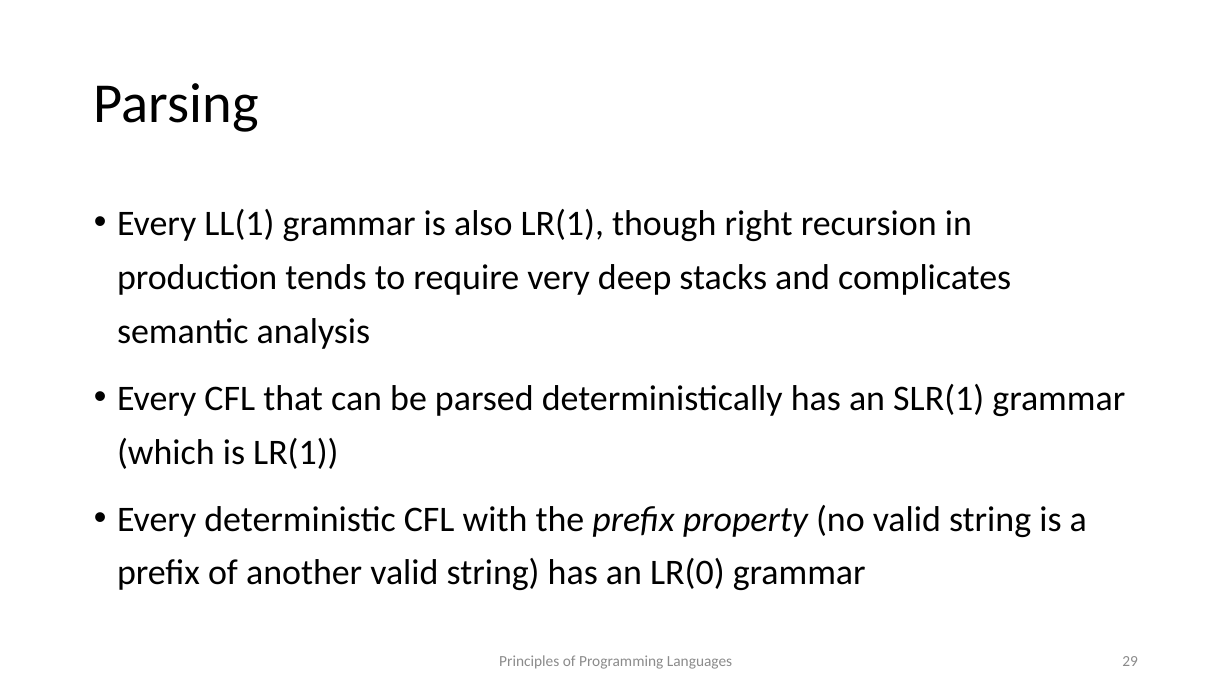
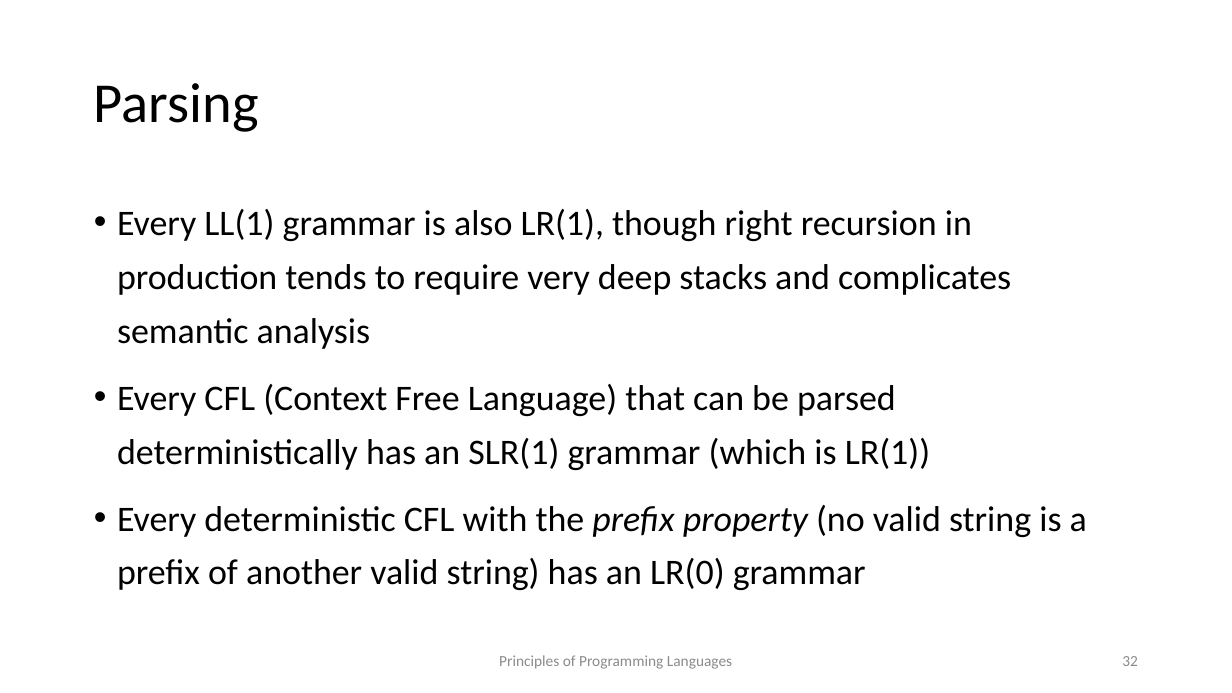
Before and after one commit to kongm/pl-design, a slide deck: slide 32 of C3-SyntacticAnalysis.pptx (slide 29 before the commit). Drawn at 1232x693 pixels with LibreOffice and Linux fonts; fonts in the diff are those of the drawing. Boxes give left, top, right and bottom in pixels: in the first picture for what was removed or moved away, otherwise in the second. Text is boxed around its words. In the diff, an @@ line names an element or a change of style, - is before the commit and + after.

```diff
--- a/C3-SyntacticAnalysis.pptx
+++ b/C3-SyntacticAnalysis.pptx
@@ text at (117,384,930,470): text changed @@
-• Every CFL that can be parsed deterministically has an SLR(1) grammar (which is LR(1))
+• Every CFL (Context Free Language) that can be parsed deterministically has an SLR(1) grammar (which is LR(1))
@@ page number at (1122,656,1138,666): text changed @@
-29
+32
```
Also in this commit, not shown: 3 other slides changed, 2 slides added, 1 other file.
